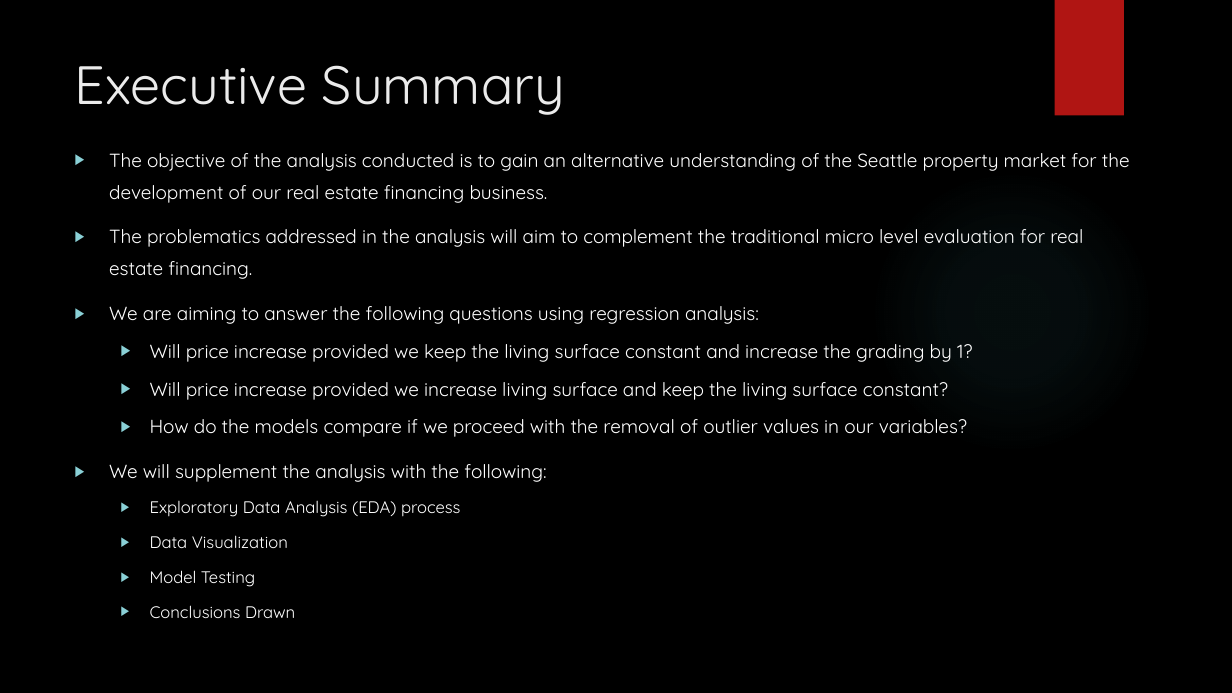
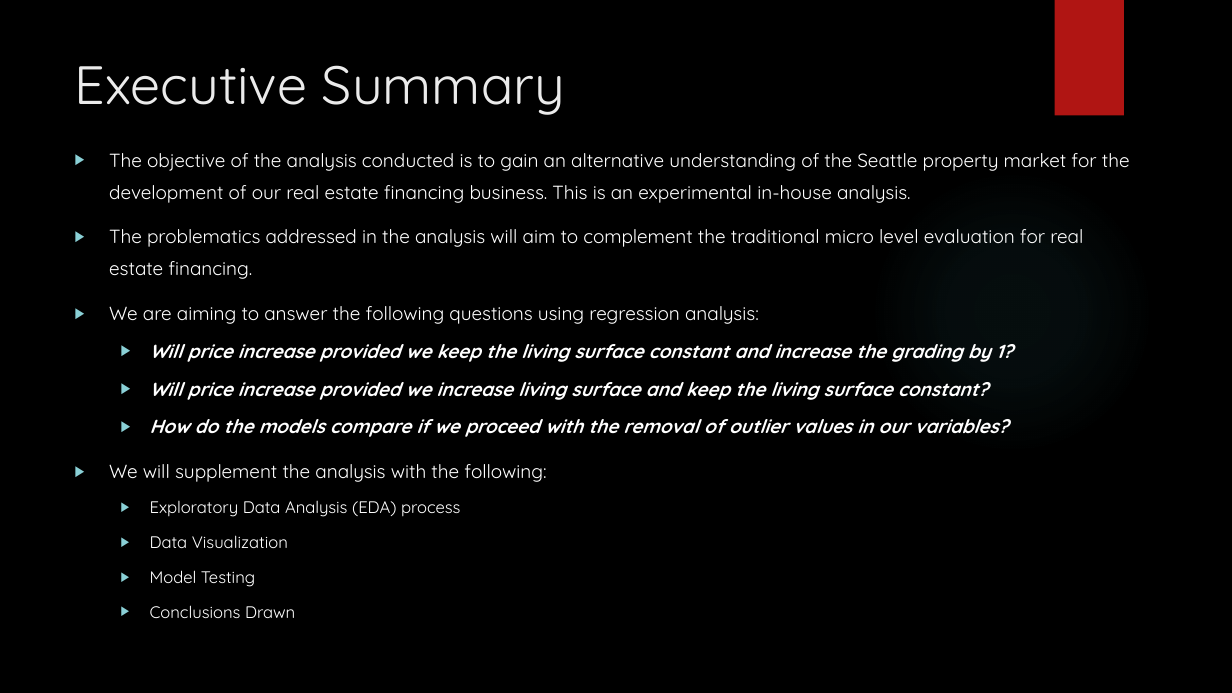
Before and after one commit to Silkways/Seattlers, a slide deck: slide 2 of Flatiron_Mod_1_Slides.pptx. Drawn at 1232x693 pixels with LibreOffice and Linux fonts; fonts in the diff are those of the drawing; background and template pictures are left out. Boxes give left, top, right and bottom in pixels: in the first picture for what was removed or moved away, otherwise in the second. Text is boxed around its words. In the diff, an @@ line names an element or a change of style, - is before the commit and + after.

Commit message:
Presentation Changes

```diff
--- a/Flatiron_Mod_1_Slides.pptx
+++ b/Flatiron_Mod_1_Slides.pptx
@@ text at (x1=109, y1=153, x2=1130, y2=203): text changed @@
-▶ The objective of the analysis conducted is to gain an alternative understanding of the Seattle property market for the development of our real estate financing business.
+▶ The objective of the analysis conducted is to gain an alternative understanding of the Seattle property market for the development of our real estate financing business. This is an experimental in-house analysis.
@@ text at (x1=150, y1=344, x2=1013, y2=437): bold on, italic on in "Will price increase provided we keep the ...", "Will price increase provided we increase living ...", "How do the models compare if we ..." @@
```
Also in this commit, not shown: 8 slides added, 2 slides removed, 2 other files.
